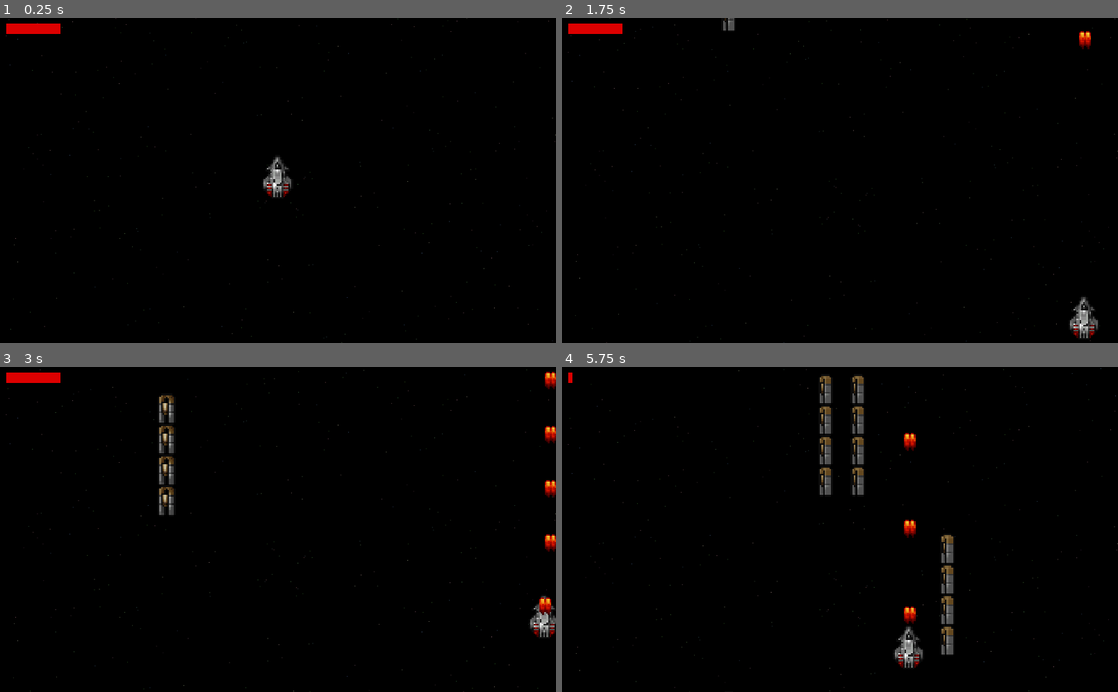
Above: before the commit, frames 1-4 (two rows, left to right).
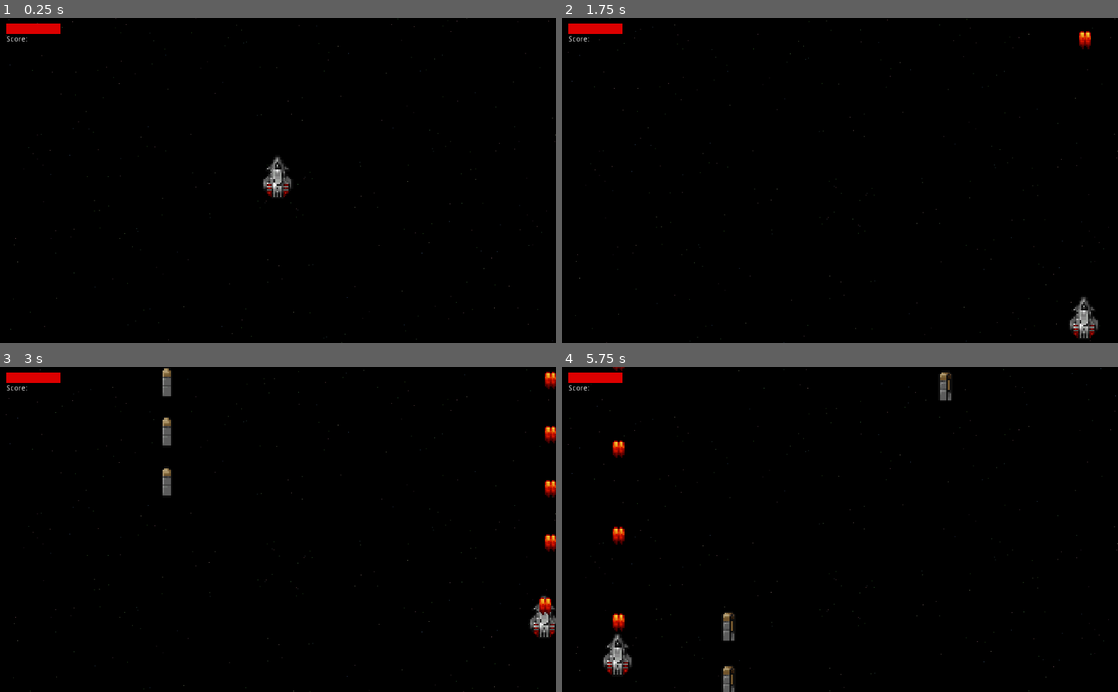
Above: after the commit, the same moments.

Repository: Phlank/FP-Psyrian
Game: Godot game, scene res://src/Levels/TestLevel.tscn
The game is run twice, just before and just after one commit, with the same random seed, the same clock (stepped at 60 frames per second) and the same inputs.
Inputs:
- Up to frame 1 (0.25 s): no input
- Up to frame 2 (1.75 s): hold Right (move_right) 0.53-1.28 s; hold Space (fire) 0.53-1.28 s; hold Down (move_down) from 1.28 s (still down); tap Space (fire) at 1.35 s
- Up to frame 3 (3 s): release Down (move_down) at 2.03 s; hold Right (move_right) 2.03-2.78 s; hold Space (fire) 2.03-2.78 s; hold Up (move_up) from 2.78 s (still down); tap Space (fire) at 2.85 s
- Up to frame 4 (5.75 s): release Up (move_up) at 3.53 s; hold Space (fire) 3.53-4.28 s; hold Left (move_left) 3.53-5.03 s; tap Space (fire) at 4.35 s; hold Down (move_down) from 5.03 s (still down); hold Space (fire) from 5.03 s (still down)

The runs differ from the first frame. In frame 1, less than 0.1% of the frame differs, in the area x 1-5%, y 5-8%; in frame 2, less than 0.1%; in frame 3, 0.9%; in frame 4, 3.7%, in the area x 1-71%, y 0-100%.

Commit message:
gh-13: Level 1 music found and put into level
Finished creating title screen music, not yet put into game

Diff:
--- a/project/src/Enemies/Rotator.gd
+++ b/project/src/Enemies/Rotator.gd
@@ -8,9 +8,10 @@
 onready var is_inflicting = false
 var inflicting_body
 
+signal death(score)
 
 func _ready():
-	hitpoints = 30
+	hitpoints = 20
 	reward = 50
 	contact_damage = 1
 
@@ -39,6 +40,7 @@
 func _kill():
 	$CollisionShape2D.queue_free()
 	$Animation.play("death")
+	emit_signal("death", reward)
 
 func _on_Animation_animation_finished():
 	if $Animation.animation == "death":
--- a/project/src/Enemies/Rotator.tscn
+++ b/project/src/Enemies/Rotator.tscn
@@ -106,12 +106,12 @@
 } ]
 
 [sub_resource type="CapsuleShape2D" id=24]
-radius = 6.49171
+radius = 4.18762
 height = 5.81018
 
 [sub_resource type="CapsuleShape2D" id=25]
-radius = 9.0931
-height = 4.12222
+radius = 5.15385
+height = 9.05769
 
 [node name="Rotator" type="KinematicBody2D" groups=[
 "enemies",
@@ -122,7 +122,6 @@
 position = Vector2( 0.350767, 0.841846 )
 frames = SubResource( 23 )
 animation = "idle"
-frame = 2
 playing = true
 
 [node name="CollisionShape2D" type="CollisionShape2D" parent="."]
--- a/project/src/Levels/TestLevel.gd
+++ b/project/src/Levels/TestLevel.gd
@@ -3,6 +3,7 @@
 var fire_rate = 0.1
 var since_last_fire : float
 
+onready var score = 0
 onready var scene_movement = 200
 onready var bullet_scene = load("res://src/Shared/PlayerBullet.tscn")
 
@@ -12,8 +13,10 @@
 	$Player.constant_movement = Vector2(0, -scene_movement)
 
 func _process(delta):
+	$ScoreLabel.rect_position = $PlayerArea.position + Vector2(-500, -270)
 	$HealthBar.position = $PlayerArea.position + Vector2(-450, -280)
 	$Camera2D.position = $PlayerArea.position
+	$BackgroundMusic.position = $PlayerArea.position
 	if Input.is_action_pressed("fire"):
 		_process_attack(delta)
 	_process_camera_movement(delta)
@@ -56,17 +59,14 @@
 	elif $Player.position.y > bottom:
 		$Player.position.y = bottom
 
-
 func _on_PlayerArea_area_exited(area):
 	# Bullets
 	if area.is_in_group("bullets"):
 		area.queue_free()
 	pass # Replace with function body.
 
-
 func _on_Player_health_changed(health):
 	$HealthBar.set_health(health)
-
 
 func _on_PlayerArea_body_entered(body):
 	print("Player Area Entered")
@@ -74,3 +74,9 @@
 		print("Action starting...")
 		body.start_action()
 	pass # Replace with function body.
+
+
+func _on_Rotator_death(score_bonus):
+	score += score_bonus
+	$ScoreLabel.text = "Score: " + str(score)
+	pass # Replace with function body.
--- a/project/src/Levels/TestLevel.tscn
+++ b/project/src/Levels/TestLevel.tscn
@@ -6,6 +6,7 @@
 [ext_resource path="res://src/Enemies/Rotator.tscn" type="PackedScene" id=4]
 [ext_resource path="res://assets/wav/fire.wav" type="AudioStream" id=5]
 [ext_resource path="res://src/Shared/HealthBar.tscn" type="PackedScene" id=6]
+[ext_resource path="res://assets/wav/sawsquarenoise - Title Screen.wav" type="AudioStream" id=7]
 
 [sub_resource type="RectangleShape2D" id=1]
 extents = Vector2( 1024, 600 )
@@ -38,6 +39,7 @@
 
 [node name="FireSound" type="AudioStreamPlayer2D" parent="."]
 stream = ExtResource( 5 )
+volume_db = -9.0
 
 [node name="HealthBar" parent="." instance=ExtResource( 6 )]
 
@@ -48,64 +50,296 @@
 scale = Vector2( 3, 3 )
 
 [node name="Rotator7" parent="Enemies" instance=ExtResource( 4 )]
-position = Vector2( -205.641, -813.381 )
+position = Vector2( -205.641, -863.835 )
 scale = Vector2( 3, 3 )
 
 [node name="Rotator8" parent="Enemies" instance=ExtResource( 4 )]
-position = Vector2( -205.641, -766.367 )
+position = Vector2( -205.641, -962.929 )
 scale = Vector2( 3, 3 )
 
 [node name="Rotator9" parent="Enemies" instance=ExtResource( 4 )]
-position = Vector2( -205.641, -722.023 )
+position = Vector2( -205.641, -772.476 )
 scale = Vector2( 3, 3 )
 
 [node name="Rotator10" parent="Enemies" instance=ExtResource( 4 )]
-position = Vector2( 197.281, -972.594 )
+position = Vector2( 193.904, -1406.79 )
 scale = Vector2( 3, 3 )
 
 [node name="Rotator11" parent="Enemies" instance=ExtResource( 4 )]
-position = Vector2( 197.281, -1105.87 )
+position = Vector2( 193.904, -1670.22 )
 scale = Vector2( 3, 3 )
 
 [node name="Rotator12" parent="Enemies" instance=ExtResource( 4 )]
-position = Vector2( 197.281, -1058.86 )
+position = Vector2( 193.904, -1493.06 )
 scale = Vector2( 3, 3 )
 
 [node name="Rotator13" parent="Enemies" instance=ExtResource( 4 )]
-position = Vector2( 197.281, -1014.52 )
+position = Vector2( 193.904, -1583.23 )
 scale = Vector2( 3, 3 )
 
 [node name="Rotator14" parent="Enemies" instance=ExtResource( 4 )]
-position = Vector2( -27.3252, -1267.07 )
+position = Vector2( -27.3252, -2168.99 )
 scale = Vector2( 3, 3 )
 
 [node name="Rotator15" parent="Enemies" instance=ExtResource( 4 )]
-position = Vector2( -27.3252, -1400.35 )
+position = Vector2( -27.0166, -2438.27 )
 scale = Vector2( 3, 3 )
 
 [node name="Rotator16" parent="Enemies" instance=ExtResource( 4 )]
-position = Vector2( -27.3252, -1353.33 )
+position = Vector2( -28.076, -2356.28 )
 scale = Vector2( 3, 3 )
 
 [node name="Rotator17" parent="Enemies" instance=ExtResource( 4 )]
-position = Vector2( -27.3252, -1308.99 )
+position = Vector2( -28.076, -2263.67 )
 scale = Vector2( 3, 3 )
 
 [node name="Rotator18" parent="Enemies" instance=ExtResource( 4 )]
-position = Vector2( 32.6101, -1267.07 )
+position = Vector2( 32.6101, -2168.99 )
 scale = Vector2( 3, 3 )
 
 [node name="Rotator19" parent="Enemies" instance=ExtResource( 4 )]
-position = Vector2( 32.6101, -1400.35 )
+position = Vector2( 32.9188, -2438.27 )
 scale = Vector2( 3, 3 )
 
 [node name="Rotator20" parent="Enemies" instance=ExtResource( 4 )]
-position = Vector2( 32.6101, -1353.33 )
+position = Vector2( 31.8593, -2356.28 )
 scale = Vector2( 3, 3 )
 
 [node name="Rotator21" parent="Enemies" instance=ExtResource( 4 )]
-position = Vector2( 32.6101, -1308.99 )
-scale = Vector2( 3, 3 )
+position = Vector2( 31.8593, -2263.67 )
+scale = Vector2( 3, 3 )
+
+[node name="Rotator22" parent="Enemies" instance=ExtResource( 4 )]
+position = Vector2( -33.8899, -2927.51 )
+scale = Vector2( 3, 3 )
+acceleration = Vector2( -1, 4 )
+
+[node name="Rotator23" parent="Enemies" instance=ExtResource( 4 )]
+position = Vector2( -34.9493, -3061.85 )
+scale = Vector2( 3, 3 )
+acceleration = Vector2( -4, 1 )
+
+[node name="Rotator24" parent="Enemies" instance=ExtResource( 4 )]
+position = Vector2( -33.8899, -3013.77 )
+scale = Vector2( 3, 3 )
+acceleration = Vector2( -3, 2 )
+
+[node name="Rotator25" parent="Enemies" instance=ExtResource( 4 )]
+position = Vector2( -33.8899, -2969.43 )
+scale = Vector2( 3, 3 )
+acceleration = Vector2( -2, 3 )
+
+[node name="Rotator26" parent="Enemies" instance=ExtResource( 4 )]
+position = Vector2( 26.0455, -2927.51 )
+scale = Vector2( 3, 3 )
+acceleration = Vector2( 1, 4 )
+
+[node name="Rotator27" parent="Enemies" instance=ExtResource( 4 )]
+position = Vector2( 26.0455, -3060.79 )
+scale = Vector2( 3, 3 )
+acceleration = Vector2( 4, 1 )
+
+[node name="Rotator30" parent="Enemies" instance=ExtResource( 4 )]
+position = Vector2( -35.4773, -3226.07 )
+scale = Vector2( 3, 3 )
+velocity = Vector2( 0, 50 )
+acceleration = Vector2( 0, 5 )
+
+[node name="Rotator31" parent="Enemies" instance=ExtResource( 4 )]
+position = Vector2( 25.5175, -3227.53 )
+scale = Vector2( 3, 3 )
+velocity = Vector2( 0, 50 )
+acceleration = Vector2( 0, 5 )
+
+[node name="Rotator32" parent="Enemies" instance=ExtResource( 4 )]
+position = Vector2( -171.754, -3712.98 )
+scale = Vector2( 3, 3 )
+velocity = Vector2( 0, 300 )
+acceleration = Vector2( 0, -3 )
+
+[node name="Rotator33" parent="Enemies" instance=ExtResource( 4 )]
+position = Vector2( 158.956, -3712.98 )
+scale = Vector2( 3, 3 )
+velocity = Vector2( 0, 300 )
+acceleration = Vector2( 0, -3 )
+
+[node name="Rotator34" parent="Enemies" instance=ExtResource( 4 )]
+position = Vector2( -108.112, -3891.79 )
+scale = Vector2( 3, 3 )
+velocity = Vector2( 0, 350 )
+acceleration = Vector2( 1, -4 )
+
+[node name="Rotator36" parent="Enemies" instance=ExtResource( 4 )]
+position = Vector2( -224.025, -3888.01 )
+scale = Vector2( 3, 3 )
+velocity = Vector2( 0, 350 )
+acceleration = Vector2( 0, -4 )
+
+[node name="Rotator35" parent="Enemies" instance=ExtResource( 4 )]
+position = Vector2( 102.906, -3890.53 )
+scale = Vector2( 3, 3 )
+velocity = Vector2( 0, 350 )
+acceleration = Vector2( -1, -4 )
+
+[node name="Rotator37" parent="Enemies" instance=ExtResource( 4 )]
+position = Vector2( 222.599, -3891.79 )
+scale = Vector2( 3, 3 )
+velocity = Vector2( 0, 350 )
+acceleration = Vector2( 0, -4 )
+
+[node name="Rotator38" parent="Enemies" instance=ExtResource( 4 )]
+position = Vector2( -158.406, -4828.91 )
+scale = Vector2( 3, 3 )
+velocity = Vector2( 0, 300 )
+acceleration = Vector2( 0, -3 )
+
+[node name="Rotator39" parent="Enemies" instance=ExtResource( 4 )]
+position = Vector2( 172.305, -4828.91 )
+scale = Vector2( 3, 3 )
+velocity = Vector2( 0, 300 )
+acceleration = Vector2( 0, -3 )
+
+[node name="Rotator40" parent="Enemies" instance=ExtResource( 4 )]
+position = Vector2( -100.103, -4671.33 )
+scale = Vector2( 3, 3 )
+velocity = Vector2( 0, 350 )
+acceleration = Vector2( 1, -4 )
+
+[node name="Rotator41" parent="Enemies" instance=ExtResource( 4 )]
+position = Vector2( -216.016, -4667.55 )
+scale = Vector2( 3, 3 )
+velocity = Vector2( 0, 350 )
+acceleration = Vector2( 0, -4 )
+
+[node name="Rotator42" parent="Enemies" instance=ExtResource( 4 )]
+position = Vector2( 110.915, -4670.07 )
+scale = Vector2( 3, 3 )
+velocity = Vector2( 0, 350 )
+acceleration = Vector2( -1, -4 )
+
+[node name="Rotator43" parent="Enemies" instance=ExtResource( 4 )]
+position = Vector2( 230.608, -4671.33 )
+scale = Vector2( 3, 3 )
+velocity = Vector2( 0, 350 )
+acceleration = Vector2( 0, -4 )
+
+[node name="Rotator44" parent="Enemies" instance=ExtResource( 4 )]
+position = Vector2( -400.055, -5589.86 )
+scale = Vector2( 3, 3 )
+velocity = Vector2( 400, 0 )
+acceleration = Vector2( -2, 0 )
+
+[node name="Rotator45" parent="Enemies" instance=ExtResource( 4 )]
+position = Vector2( 70.3493, -5306.7 )
+scale = Vector2( 3, 3 )
+velocity = Vector2( 0, -300 )
+acceleration = Vector2( 0, 3 )
+
+[node name="Rotator50" parent="Enemies" instance=ExtResource( 4 )]
+position = Vector2( 219.481, -5805.06 )
+scale = Vector2( 3, 3 )
+velocity = Vector2( 0, 300 )
+acceleration = Vector2( 0, -3 )
+
+[node name="Rotator51" parent="Enemies" instance=ExtResource( 4 )]
+position = Vector2( -122.201, -5812.61 )
+scale = Vector2( 3, 3 )
+velocity = Vector2( 0, 300 )
+acceleration = Vector2( 0, -3 )
+
+[node name="Rotator46" parent="Enemies" instance=ExtResource( 4 )]
+position = Vector2( -396.497, -5415.29 )
+scale = Vector2( 3, 3 )
+velocity = Vector2( 400, 0 )
+acceleration = Vector2( -2, 0 )
+
+[node name="Rotator47" parent="Enemies" instance=ExtResource( 4 )]
+position = Vector2( 350.292, -5515.34 )
+scale = Vector2( 3, 3 )
+velocity = Vector2( -400, 0 )
+acceleration = Vector2( 2, 0 )
+
+[node name="Rotator48" parent="Enemies" instance=ExtResource( 4 )]
+position = Vector2( 350.642, -5689.65 )
+scale = Vector2( 3, 3 )
+velocity = Vector2( -400, 0 )
+acceleration = Vector2( 2, 0 )
+
+[node name="Rotator49" parent="Enemies" instance=ExtResource( 4 )]
+position = Vector2( -258.336, -5305.81 )
+scale = Vector2( 3, 3 )
+velocity = Vector2( 0, -300 )
+acceleration = Vector2( 0, 3 )
+
+[node name="Rotator28" parent="Enemies" instance=ExtResource( 4 )]
+position = Vector2( 26.0455, -3013.77 )
+scale = Vector2( 3, 3 )
+acceleration = Vector2( 3, 2 )
+
+[node name="Rotator29" parent="Enemies" instance=ExtResource( 4 )]
+position = Vector2( 26.0455, -2969.43 )
+scale = Vector2( 3, 3 )
+acceleration = Vector2( 2, 3 )
+
+[node name="ScoreLabel" type="Label" parent="."]
+margin_right = 100.0
+margin_bottom = 20.0
+text = "Score: "
+valign = 1
+__meta__ = {
+"_edit_use_anchors_": false
+}
+
+[node name="BackgroundMusic" type="AudioStreamPlayer2D" parent="."]
+stream = ExtResource( 7 )
+volume_db = -6.0
+autoplay = true
 [connection signal="health_changed" from="Player" to="." method="_on_Player_health_changed"]
 [connection signal="area_exited" from="PlayerArea" to="." method="_on_PlayerArea_area_exited"]
 [connection signal="body_entered" from="PlayerArea" to="." method="_on_PlayerArea_body_entered"]
+[connection signal="death" from="Enemies/Rotator6" to="." method="_on_Rotator_death"]
+[connection signal="death" from="Enemies/Rotator7" to="." method="_on_Rotator_death"]
+[connection signal="death" from="Enemies/Rotator8" to="." method="_on_Rotator_death"]
+[connection signal="death" from="Enemies/Rotator9" to="." method="_on_Rotator_death"]
+[connection signal="death" from="Enemies/Rotator10" to="." method="_on_Rotator_death"]
+[connection signal="death" from="Enemies/Rotator11" to="." method="_on_Rotator_death"]
+[connection signal="death" from="Enemies/Rotator12" to="." method="_on_Rotator_death"]
+[connection signal="death" from="Enemies/Rotator13" to="." method="_on_Rotator_death"]
+[connection signal="death" from="Enemies/Rotator14" to="." method="_on_Rotator_death"]
+[connection signal="death" from="Enemies/Rotator15" to="." method="_on_Rotator_death"]
+[connection signal="death" from="Enemies/Rotator16" to="." method="_on_Rotator_death"]
+[connection signal="death" from="Enemies/Rotator17" to="." method="_on_Rotator_death"]
+[connection signal="death" from="Enemies/Rotator18" to="." method="_on_Rotator_death"]
+[connection signal="death" from="Enemies/Rotator19" to="." method="_on_Rotator_death"]
+[connection signal="death" from="Enemies/Rotator20" to="." method="_on_Rotator_death"]
+[connection signal="death" from="Enemies/Rotator21" to="." method="_on_Rotator_death"]
+[connection signal="death" from="Enemies/Rotator22" to="." method="_on_Rotator_death"]
+[connection signal="death" from="Enemies/Rotator23" to="." method="_on_Rotator_death"]
+[connection signal="death" from="Enemies/Rotator24" to="." method="_on_Rotator_death"]
+[connection signal="death" from="Enemies/Rotator25" to="." method="_on_Rotator_death"]
+[connection signal="death" from="Enemies/Rotator26" to="." method="_on_Rotator_death"]
+[connection signal="death" from="Enemies/Rotator27" to="." method="_on_Rotator_death"]
+[connection signal="death" from="Enemies/Rotator30" to="." method="_on_Rotator_death"]
+[connection signal="death" from="Enemies/Rotator31" to="." method="_on_Rotator_death"]
+[connection signal="death" from="Enemies/Rotator32" to="." method="_on_Rotator_death"]
+[connection signal="death" from="Enemies/Rotator33" to="." method="_on_Rotator_death"]
+[connection signal="death" from="Enemies/Rotator34" to="." method="_on_Rotator_death"]
+[connection signal="death" from="Enemies/Rotator36" to="." method="_on_Rotator_death"]
+[connection signal="death" from="Enemies/Rotator35" to="." method="_on_Rotator_death"]
+[connection signal="death" from="Enemies/Rotator37" to="." method="_on_Rotator_death"]
+[connection signal="death" from="Enemies/Rotator38" to="." method="_on_Rotator_death"]
+[connection signal="death" from="Enemies/Rotator39" to="." method="_on_Rotator_death"]
+[connection signal="death" from="Enemies/Rotator40" to="." method="_on_Rotator_death"]
+[connection signal="death" from="Enemies/Rotator41" to="." method="_on_Rotator_death"]
+[connection signal="death" from="Enemies/Rotator42" to="." method="_on_Rotator_death"]
+[connection signal="death" from="Enemies/Rotator43" to="." method="_on_Rotator_death"]
+[connection signal="death" from="Enemies/Rotator44" to="." method="_on_Rotator_death"]
+[connection signal="death" from="Enemies/Rotator45" to="." method="_on_Rotator_death"]
+[connection signal="death" from="Enemies/Rotator50" to="." method="_on_Rotator_death"]
+[connection signal="death" from="Enemies/Rotator51" to="." method="_on_Rotator_death"]
+[connection signal="death" from="Enemies/Rotator46" to="." method="_on_Rotator_death"]
+[connection signal="death" from="Enemies/Rotator47" to="." method="_on_Rotator_death"]
+[connection signal="death" from="Enemies/Rotator48" to="." method="_on_Rotator_death"]
+[connection signal="death" from="Enemies/Rotator49" to="." method="_on_Rotator_death"]
+[connection signal="death" from="Enemies/Rotator28" to="." method="_on_Rotator_death"]
+[connection signal="death" from="Enemies/Rotator29" to="." method="_on_Rotator_death"]
Not shown, added: project/assets/wav/intro.wav.import
Not shown, added: project/assets/wav/sawsquarenoise - Title Screen.wav.import
Not shown: 1 places in project/src/Levels/TestLevel.tscn that only renumber resources
Not shown, added: project/assets/wav/intro.wav
Not shown, added: project/assets/wav/sawsquarenoise - Title Screen.wav
Not shown, added: to_import/audio/intro.reason
